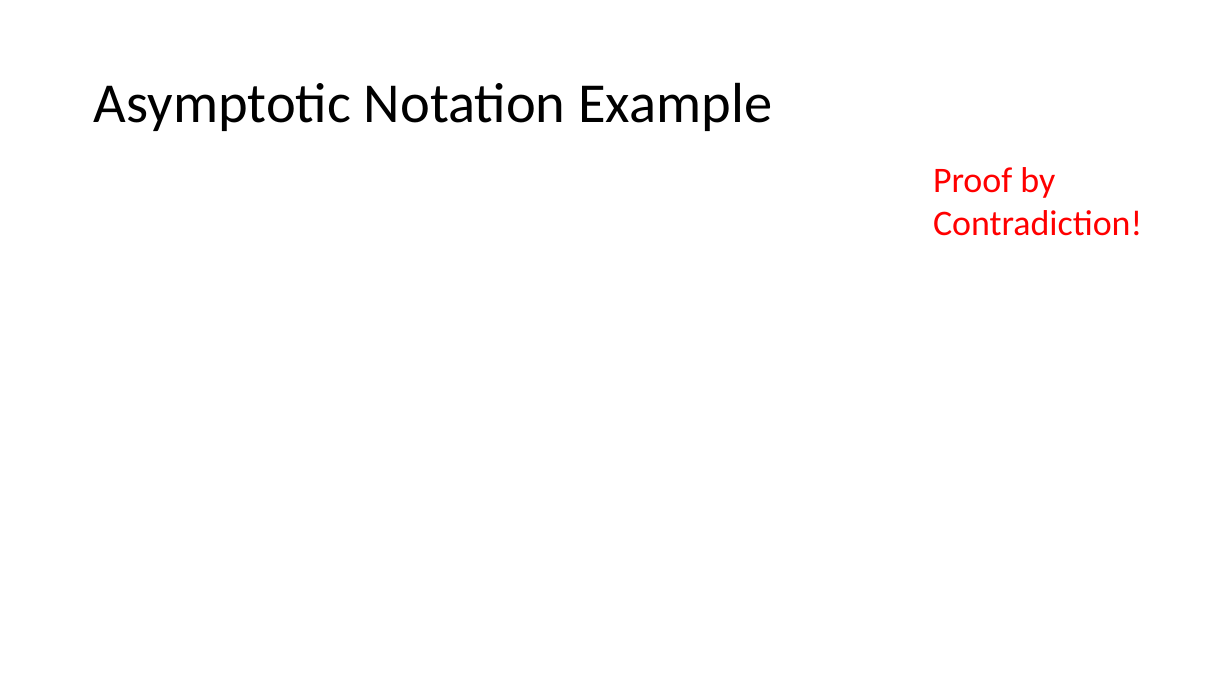
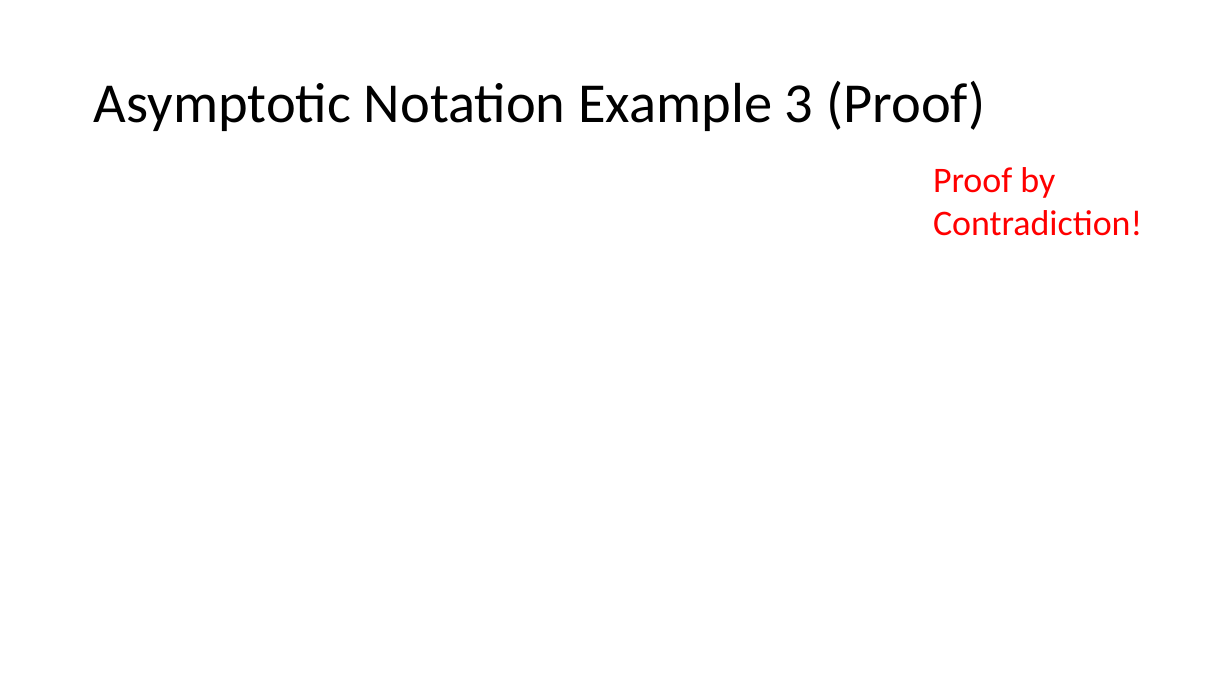
Before and after one commit to natebrunelle/cse332, a slide deck: slide 30 of demo_site/files/slides/lecture3_analysis2_inkb.pptx (slide 20 before the commit). Drawn at 1232x693 pixels with LibreOffice and Linux fonts; fonts in the diff are those of the drawing; grey boxes stand for pictures. Boxes give left, top, right and bottom in pixels: in the first picture for what was removed or moved away, otherwise in the second. Text is boxed around its words. In the diff, an @@ line names an element or a change of style, - is before the commit and + after.

```diff
--- a/demo_site/files/slides/lecture3_analysis2_inkb.pptx
+++ b/demo_site/files/slides/lecture3_analysis2_inkb.pptx
@@ title at (x1=94, y1=81, x2=986, y2=131): text changed @@
-Asymptotic Notation Example
+Asymptotic Notation Example 3 (Proof)
```
Also in this commit, not shown: 17 other slides changed, 10 slides added, 5 other files.
